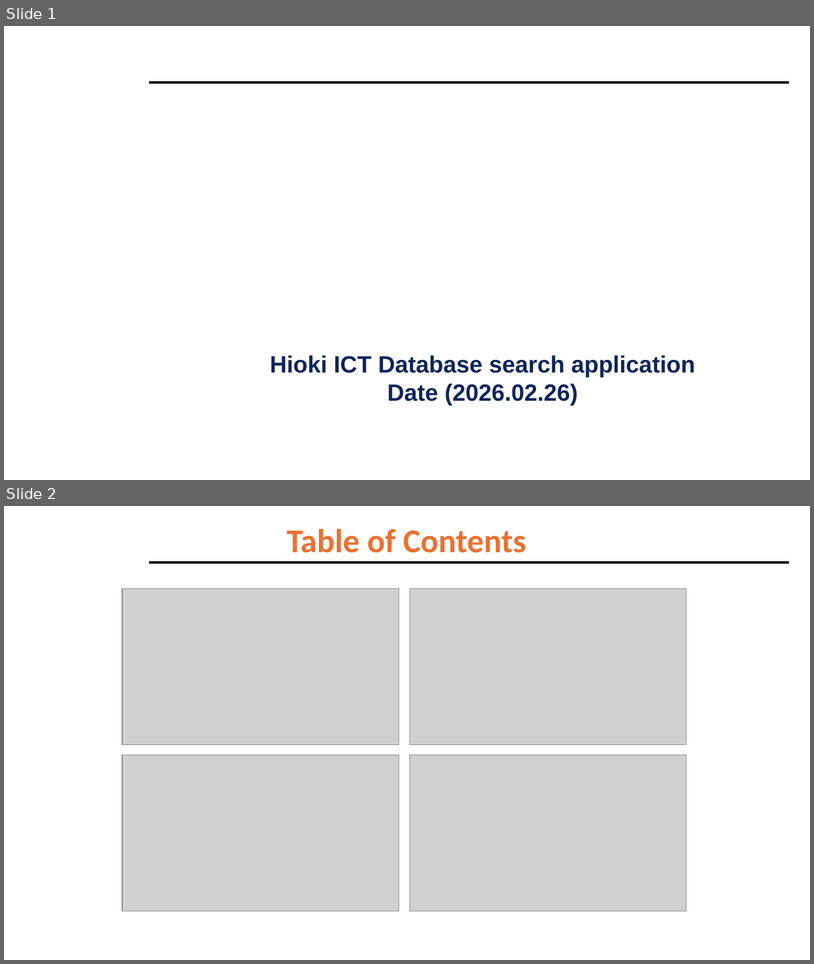
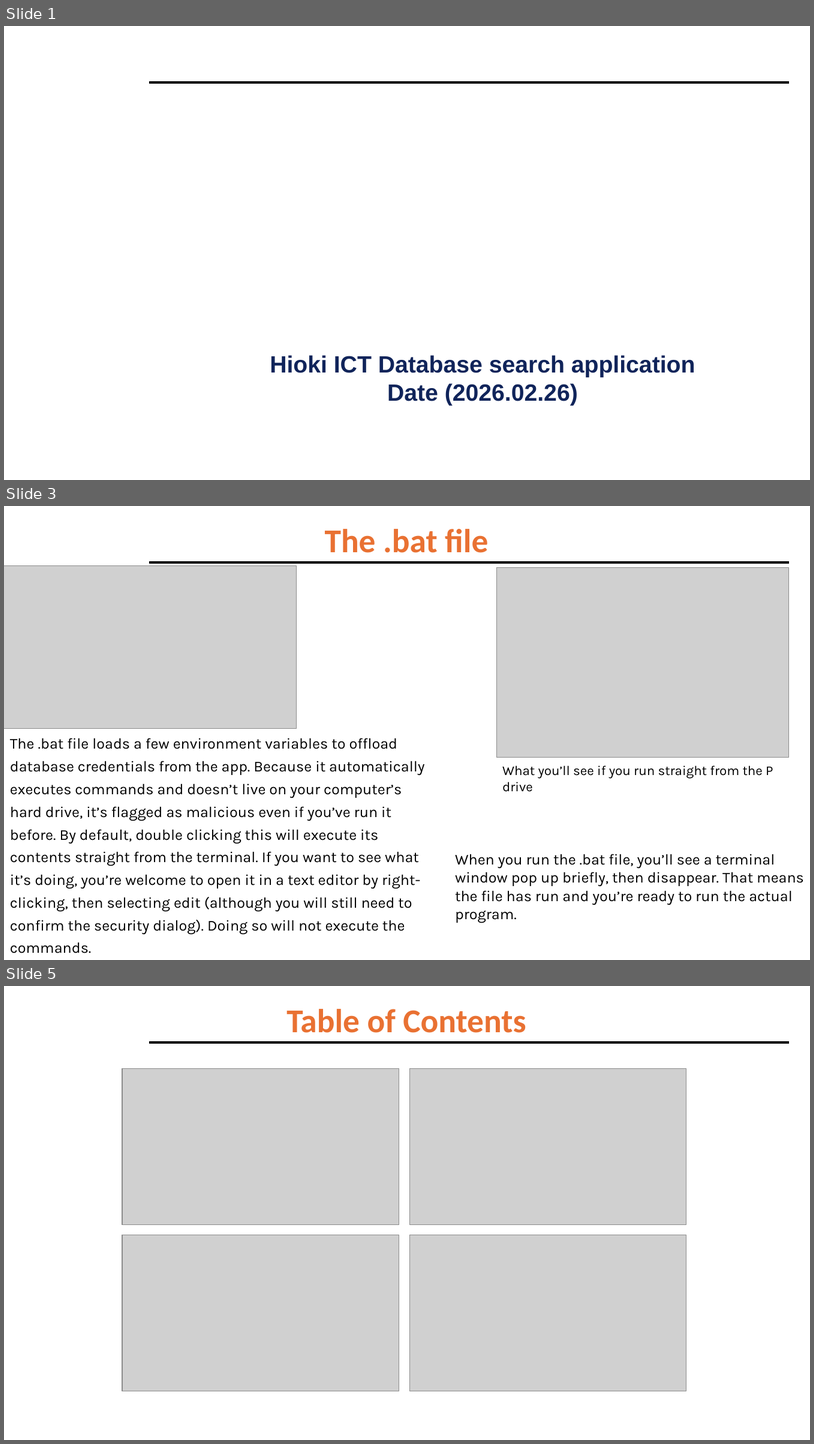
Before and after one commit to eric-mckay-sus/HiokiLogSuite, a slide deck: HiokiNL2SQLMark1/UserGuide.pptx. Shown one above the other, each under a label of ours: slides 1 and 2 before the commit, slides 1, 3 and 5 after it; the slides between them are not shown. The pictures are 814x964 and 814x1444 pixels, drawn with LibreOffice and Linux fonts; fonts in the diff are those of the drawing; grey boxes stand for pictures; background and template pictures are left out. Boxes give left, top, right and bottom in pixels: in the first picture for what was removed or moved away, otherwise in the second. Text is boxed around its words. In the diff, an @@ line names an element or a change of style, - is before the commit and + after.

Commit message:
Config doesn't exist here, but this will work when it's merged in

```diff
--- a/HiokiNL2SQLMark1/UserGuide.pptx
+++ b/HiokiNL2SQLMark1/UserGuide.pptx
@@ slide 3 added at [4,506,810,960], background #FFFFFF; not listed: 1 template element that a slide beside it also shows @@
@@ title added at [325,529,488,553], 39.6 pt, text #E97132, bold @@
+The .bat file
@@ picture added at [4,566,296,728] @@
@@ picture added at [497,568,789,757] @@
@@ text added at [10,738,425,934], 18 pt, text #000000 @@
+The .bat file loads a few environment variables to offload database credentials from the app. Because it automatically executes commands and doesn’t live on your computer’s hard drive, it’s flagged as malicious even if you’ve run it before. By default, double clicking this will execute its contents straight from the terminal. If you want to see what it’s doing, you’re welcome to open it in a text editor by right-clicking, then selecting edit (although you will still need to confirm the security dialog). Doing so will not execute the commands.
@@ text added at [503,765,773,778], 16 pt, text #000000 @@
+What you’ll see if you run straight from the P drive
@@ text added at [455,853,804,904], 18 pt, text #000000 @@
+When you run the .bat file, you’ll see a terminal window pop up briefly, then disappear. That means the file has run and you’re ready to run the actual program.
@@ what was slide 2 is now slide 5 @@
```
Also in this commit, not shown: 2 other slides added, 7 other files.
